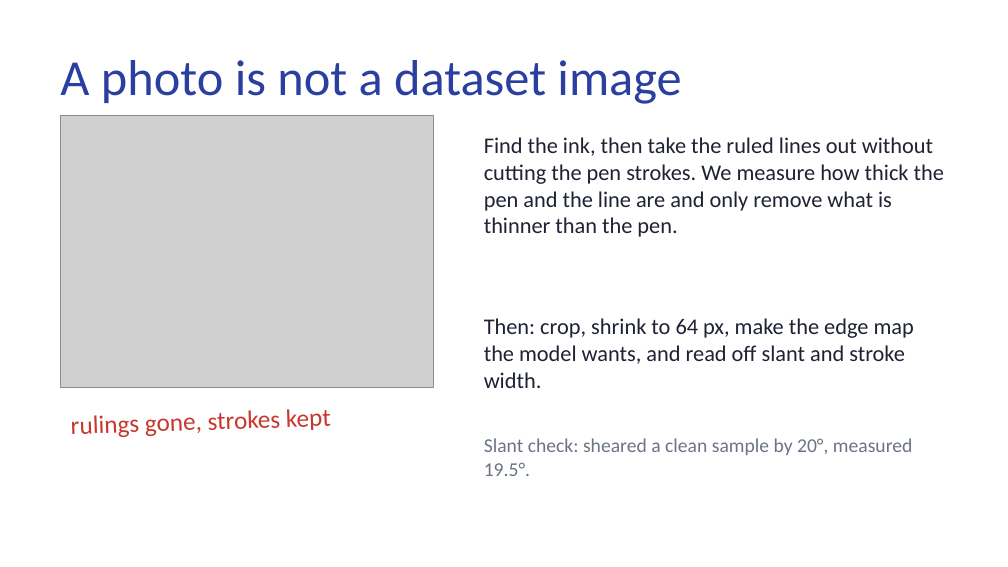
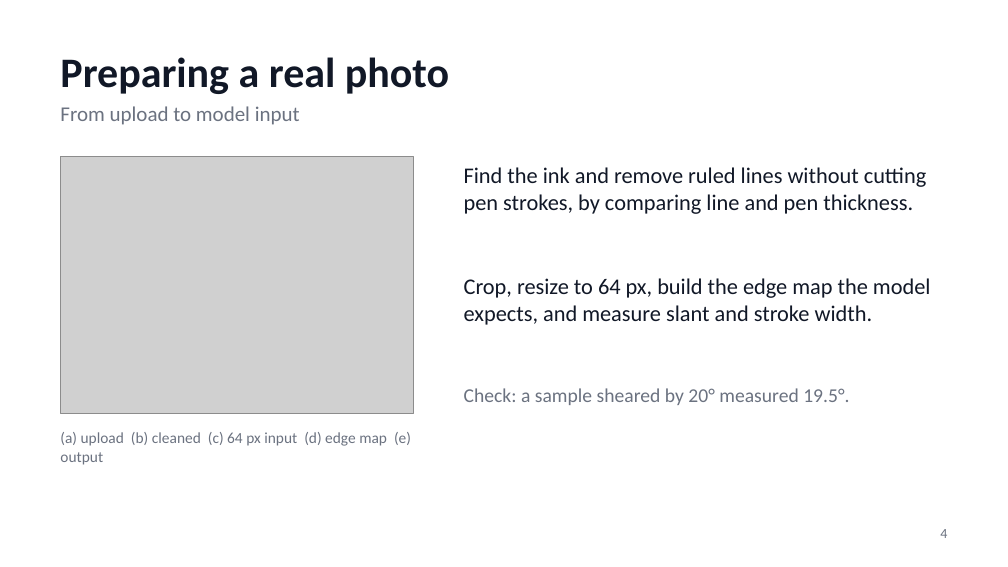
Before and after one commit to choudharyyuvraj/SYNGEN, a slide deck: slide 4 of docs/Ink2Learn_Presentation.pptx. Drawn at 1008x567 pixels with LibreOffice and Linux fonts; fonts in the diff are those of the drawing; grey boxes stand for pictures; background and template pictures are left out. Boxes give left, top, right and bottom in pixels: in the first picture for what was removed or moved away, otherwise in the second. Text is boxed around its words. In the diff, an @@ line names an element or a change of style, - is before the commit and + after.

```diff
--- a/docs/Ink2Learn_Presentation.pptx
+++ b/docs/Ink2Learn_Presentation.pptx
@@ text at <box>60,57,449,94</box>: text changed; size 36 to 30 pt; text colour #2B3FA0 to #111827; bold on @@
-A photo is not a dataset image
+Preparing a real photo
@@ text added at <box>60,106,300,125</box>, 15 pt, text #6B7280 @@
+From upload to model input
@@ picture: place and size @@
-picture at <box>60,116,433,387</box>
+picture at <box>60,156,413,413</box>
@@ text at <box>464,167,926,214</box>: text changed; text colour #1E2233 to #111827 @@
-Find the ink, then take the ruled lines out without cutting the pen strokes. We measure how thick the pen and the line are and only remove what is thinner than the pen.
+Find the ink and remove ruled lines without cutting pen strokes, by comparing line and pen thickness.
@@ text at <box>464,278,931,325</box>: text changed; text colour #1E2233 to #111827 @@
-Then: crop, shrink to 64 px, make the edge map the model wants, and read off slant and stroke width.
+Crop, resize to 64 px, build the edge map the model expects, and measure slant and stroke width.
@@ text at <box>464,388,849,405</box>: text changed; text colour #6B7385 to #6B7280 @@
-Slant check: sheared a clean sample by 20°, measured 19.5°.
+Check: a sample sheared by 20° measured 19.5°.
@@ text removed at <box>71,409,331,437</box> @@
-rulings gone, strokes kept
@@ text added at <box>60,432,411,465</box>, 11 pt, text #6B7280 @@
+(a) upload (b) cleaned (c) 64 px input (d) edge map (e) output
@@ text added at <box>940,529,947,538</box>, 10 pt, text #6B7280 @@
+4
```
Also in this commit, not shown: 7 other slides changed, 1 slide added, 1 slide removed.
